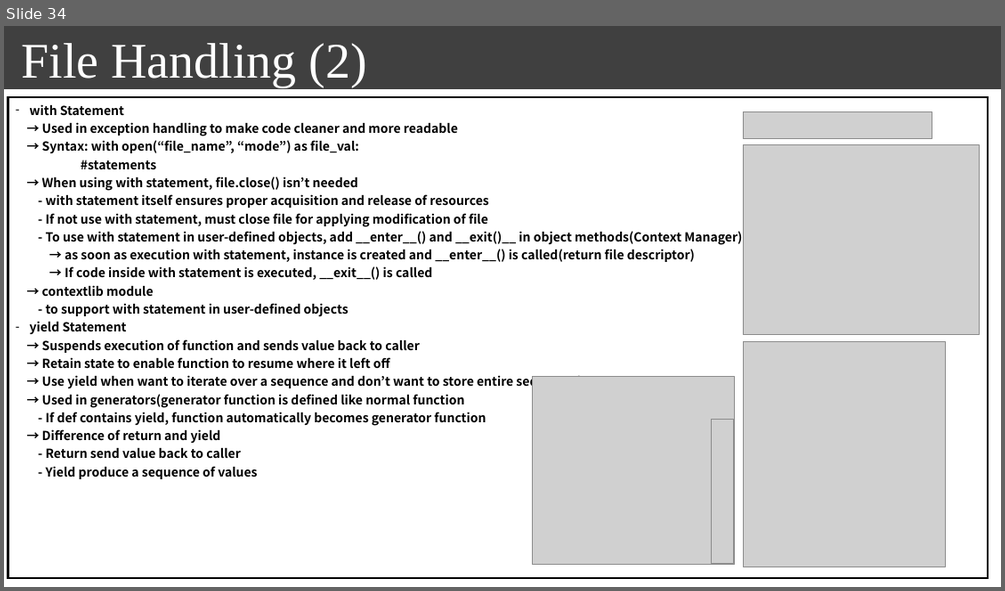
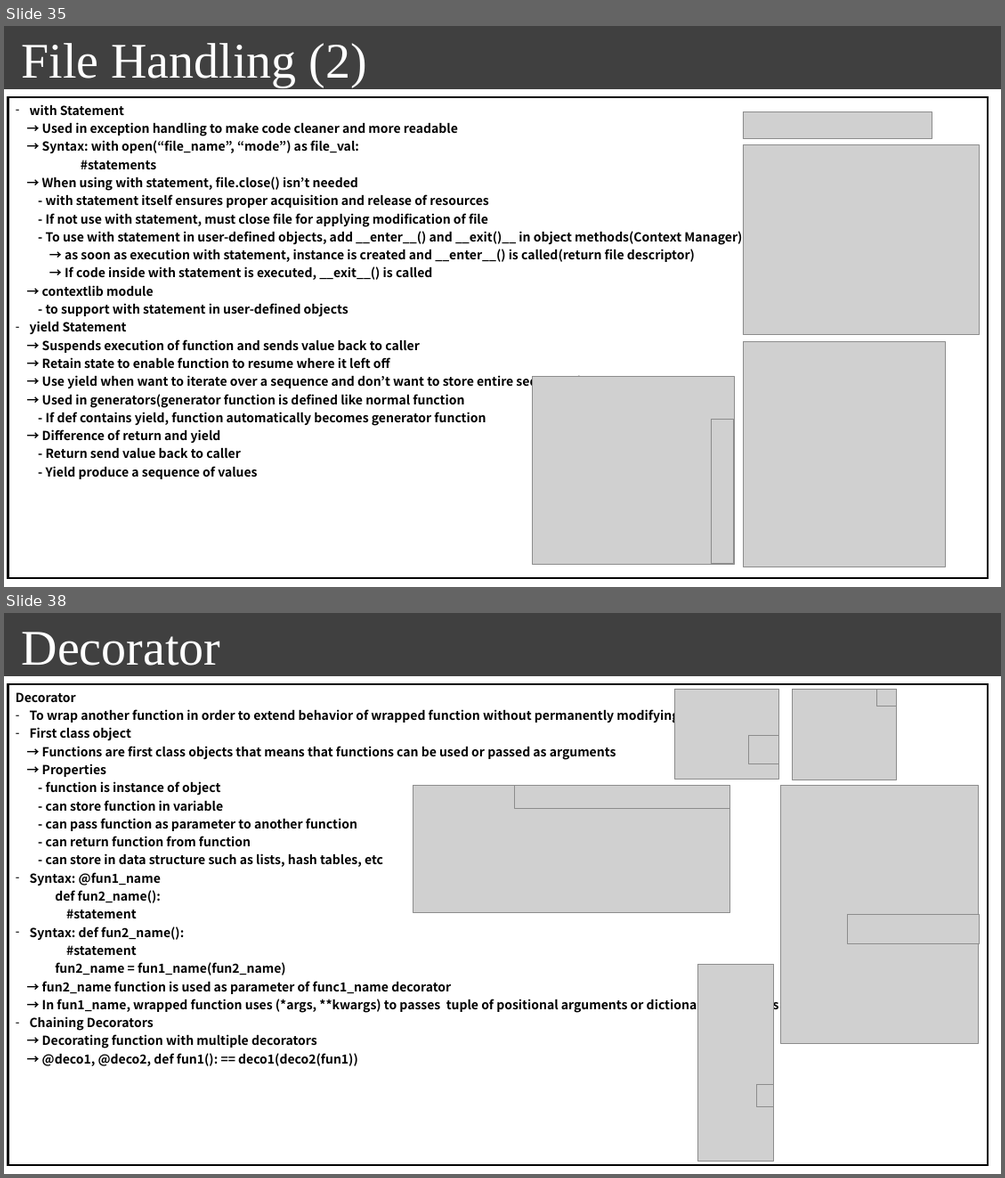
Before and after one commit to seonghokim/Study, a slide deck: Study Material/[ENG] everything in python.pptx. Shown one above the other, each under a label of ours: slide 34 before the commit, slides 35 and 38 after it; the slides between them are not shown. The pictures are 1005x591 and 1005x1178 pixels, drawn with LibreOffice and Linux fonts; fonts in the diff are those of the drawing; grey boxes stand for pictures; background and template pictures are left out. Boxes give left, top, right and bottom in pixels: in the first picture for what was removed or moved away, otherwise in the second. Text is boxed around its words. In the diff, an @@ line names an element or a change of style, - is before the commit and + after.

```diff
--- a/Study Material/[ENG] everything in python.pptx
+++ b/Study Material/[ENG] everything in python.pptx
@@ slide 38 added at [4, 613, 1001, 1174], background #FFFFFF; not listed: 1 template element that a slide beside it also shows @@
@@ text added at [22, 632, 221, 666], 48 pt, text #FFFFFF @@
+Decorator
@@ table added at [8, 684, 987, 1165], 1 rows, 1 columns @@
+Decorator / To wrap another function in order to extend behavior of wrapped function without permanently modifying / First class object / → Functions are first class objects that means that functions can be used or passed as arguments / → Properties / - function is instance of object / - can store function in variable / - can pass function as parameter to another function / - can return function from function / - can store in data structure such as lists, hash tables, etc / Syntax: @fun1_name / def fun2_name(): / #statement / Syntax: def fun2_name(): / #statement / fun2_name = fun1_name(fun2_name) / → fun2_name function is used as parameter of func1_name decorator / → In fun1_name, wrapped function uses (*args, **kwargs) to passes tuple of positional arguments or dictionary arguments / Chaining Decorators / → Decorating function with multiple decorators / → @deco1, @deco2, def fun1(): == deco1(deco2(fun1))
@@ picture added at [675, 690, 778, 779] @@
@@ picture added at [793, 690, 896, 779] @@
@@ picture added at [877, 690, 897, 706] @@
@@ picture added at [749, 736, 778, 764] @@
@@ picture added at [413, 785, 730, 912] @@
@@ picture added at [515, 785, 730, 808] @@
@@ picture added at [781, 785, 979, 1044] @@
@@ picture added at [848, 915, 979, 943] @@
@@ picture added at [698, 964, 774, 1160] @@
@@ picture added at [756, 1084, 774, 1107] @@
@@ what was slide 34 is now slide 35 @@
```
Also in this commit, not shown: 2 slides changed, 1 other slide added, 1 slide removed, 1 other file.
